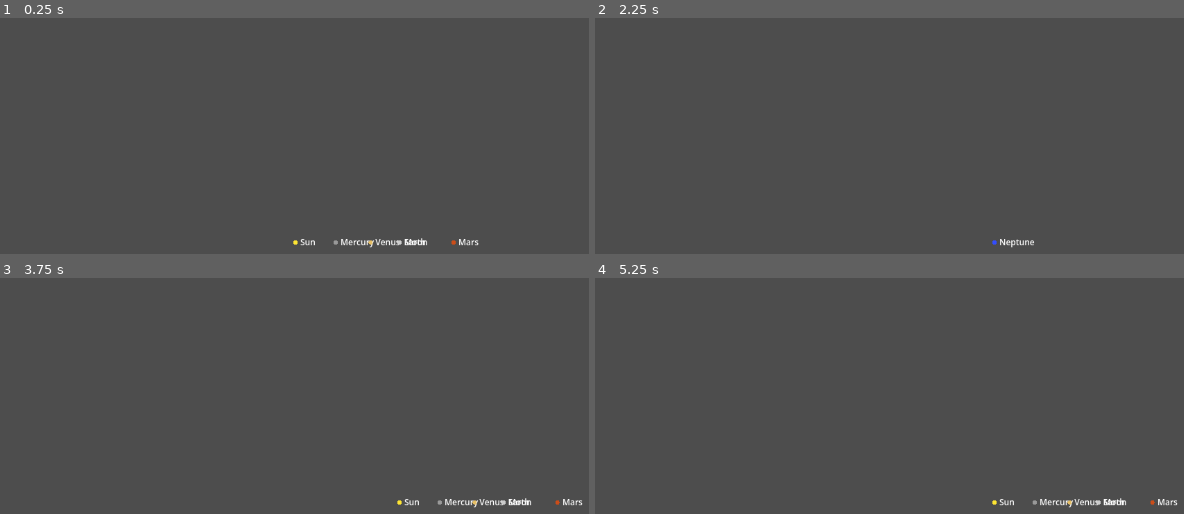
Above: before the commit, frames 1-4 (two rows, left to right).
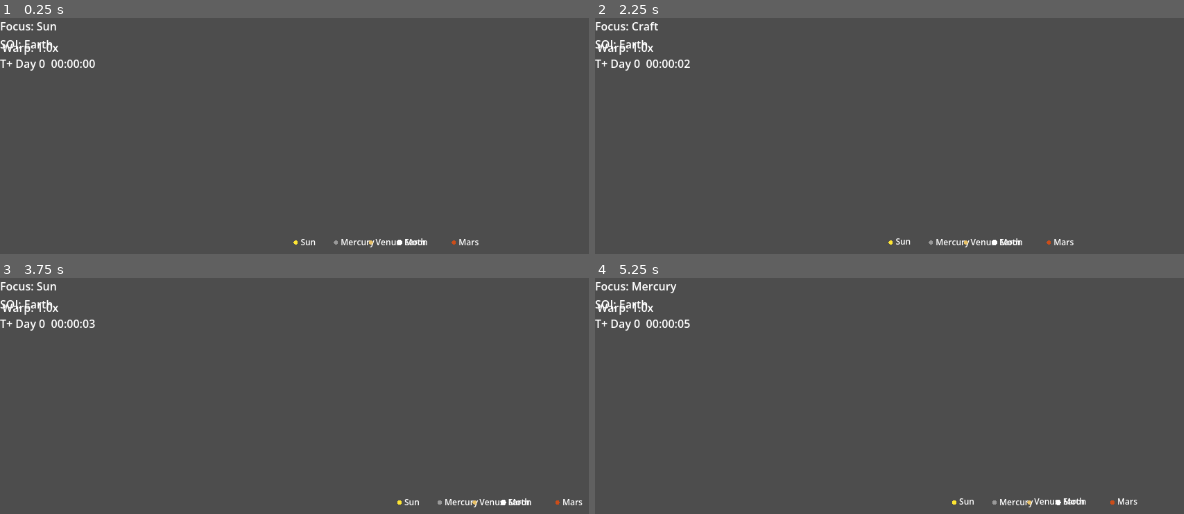
Above: after the commit, the same moments.

Repository: LegalPopcorn/mouse-space-academy
Game: Godot game, scene res://scenes/main.tscn
The game is run twice, just before and just after one commit, with the same random seed, the same clock (stepped at 60 frames per second) and the same inputs.
Inputs (mouse positions are in pixels of both pictures, inside the frame that each line leads up to):
- Up to frame 1 (0.25 s): no input
- Up to frame 2 (2.25 s): tap Enter at 0.5, 2 s; move the mouse to (1172, 220) at 0.52 s; tap Space at 0.6, 0.77, 1.07, 1.25 s; click (1172, 220) at 0.67 s; drag from (outside the picture) to (outside the picture) at 1.27 s; move the mouse to (1072, 143) at 2.02 s; tap Q at 2.1 s; click (1072, 143) at 2.17 s
- Up to frame 3 (3.75 s): tap Space at 2.3, 2.75 s; drag from (outside the picture) to (159, 436) at 2.77 s; tap Enter at 3.5 s; move the mouse to (outside the picture) at 3.52 s; tap Tab at 3.6 s; click (outside the picture) at 3.67 s
- Up to frame 4 (5.25 s): tap Space at 3.77, 3.8, 4.07, 5, 5.1 s; drag from (754, 436) to (871, 391) at 4.27 s; move the mouse to (1036, 502) at 5.02 s; click (1036, 502) at 5.17 s

The runs differ from the first frame. In frame 1, 1.0% of the frame differs, in the area x 0-82%, y 1-98%; in frame 2, 1.3%; in frame 3, 0.8%; in frame 4, 1.5%, in the area x 0-99%, y 1-98%.
Error before the commit: Invalid access to property or key 'button_index' on a base object of type 'InputEventKey'. (res://scripts/camera/space_camera.gd:80)
Error after the commit: Invalid access to property or key 'button_index' on a base object of type 'InputEventKey'. (res://scripts/camera/space_camera.gd:73)

Commit message:
Add click selection, HUD, test craft, orbit prediction, SOI transitions, gravity doesnt work

Diff:
--- a/project.godot
+++ b/project.godot
@@ -20,6 +20,7 @@
 constants="*uid://b0x56djhhbas5"
 solarsystem="*uid://baivht7mlvn5g"
 selection="*uid://dqxlu4ny5yugs"
+orbitsolver="*uid://tnvlqvyhdtji"
 
 [physics]
 
--- a/scenes/main.tscn
+++ b/scenes/main.tscn
@@ -2,9 +2,32 @@
 
 [ext_resource type="Script" uid="uid://d06liy5ubblpn" path="res://scenes/main.gd" id="1_o5qli"]
 [ext_resource type="Script" uid="uid://ys0abr21vpog" path="res://scripts/camera/space_camera.gd" id="2_0wfyh"]
+[ext_resource type="Script" uid="uid://dslp2sindij45" path="res://scenes/ui/hud.gd" id="3_sugp2"]
+[ext_resource type="Script" uid="uid://dqr37vbc38mid" path="res://scripts/rocket/craft.gd" id="4_jyhfs"]
 
 [node name="Main" type="Node" unique_id=1801549103]
 script = ExtResource("1_o5qli")
 
 [node name="Node2D" type="Node2D" parent="." unique_id=1247836458]
 script = ExtResource("2_0wfyh")
+
+[node name="CanvasLayer" type="CanvasLayer" parent="." unique_id=235369181]
+script = ExtResource("3_sugp2")
+
+[node name="body_label" type="Label" parent="CanvasLayer" unique_id=580568691]
+offset_right = 40.0
+offset_bottom = 23.0
+
+[node name="warp_label" type="Label" parent="CanvasLayer" unique_id=1480610960]
+offset_left = 3.0
+offset_top = 31.0
+offset_right = 43.0
+offset_bottom = 54.0
+
+[node name="date_label" type="Label" parent="CanvasLayer" unique_id=1464691067]
+offset_top = 54.0
+offset_right = 40.0
+offset_bottom = 77.0
+
+[node name="Craft" type="Node2D" parent="." unique_id=1346710918]
+script = ExtResource("4_jyhfs")
--- /dev/null
+++ b/scenes/ui/hud.gd
@@ -0,0 +1,52 @@
+# hud.gd
+# Attached to the Control node inside CanvasLayer.
+# Updates HUD labels every frame from global state.
+extends CanvasLayer
+
+# Get references to the three labels.
+# $LabelName is Godot shorthand for get_node("LabelName")
+@onready var body_label: Label = $body_label
+@onready var warp_label: Label = $warp_label
+@onready var date_label: Label = $date_label
+
+func _process(_delta: float) -> void:
+	# Current selection
+	var sel = selection.current()
+	if sel.is_empty():
+		body_label.text = "Nothing selected"
+	else:
+		# Show body name and current SOI info
+		body_label.text = "Focus: " + sel.get("name", "?")
+	# Show which body's gravity we're in
+	var craft = get_tree().get_first_node_in_group("crafts")
+	if craft:
+		body_label.text += "\nSOI: " + craft.gravity_parent
+
+	# Time warp - nice metric format
+	var warp = solarsystem.time_scale
+	if warp >= 10e18:
+		warp_label.text = "Warp: " + str(warp / 10e18) + "Ex"
+	elif warp >= 10e15:
+		warp_label.text = "Warp: " + str(warp / 10e15) + "Px"
+	elif warp >= 10e12:
+		warp_label.text = "Warp: " + str(warp / 10e12) + "Tx"
+	elif warp >= 10e9:
+		warp_label.text = "Warp: " + str(warp / 10e9) + "Gx"
+	elif warp >= 10e6:
+		warp_label.text = "Warp: " + str(warp / 10e6) + "Mx"
+	elif warp >= 10e3:
+		warp_label.text = "Warp: " + str(warp / 10e3) + "Kx"
+	else:
+		warp_label.text = "Warp: " + str(warp) + "x"
+
+	# Simulated date — convert elapsed seconds to a readable date
+	date_label.text = "T+ " + _format_time(solarsystem.sim_time)
+
+# Convert seconds into days/hours/minutes/seconds
+func _format_time(seconds: float) -> String:
+	var total = int(seconds)
+	var s = total % 60
+	var m = (total / 60) % 60
+	var h = (total / 3600) % 24
+	var d = total / 86400
+	return "Day %d  %02d:%02d:%02d" % [d, h, m, s]
--- a/scripts/camera/space_camera.gd
+++ b/scripts/camera/space_camera.gd
@@ -18,7 +18,7 @@
 var _pan_start_focus: Vector2
 
 # Optional: body to track (name string, "" = free camera)
-var tracking: String = "Moon"
+var tracking: String = "Earth"
 
 # ─── Public API ───────────────────────────────────────────────────────────────
 
@@ -45,21 +45,14 @@
 			_zoom_toward(event.position, 0.8)   # zoom in
 		elif event.button_index == MOUSE_BUTTON_WHEEL_DOWN and event.pressed:
 			_zoom_toward(event.position, 1.25)  # zoom out
+		# Left click to select body
+		elif event.button_index == MOUSE_BUTTON_LEFT and event.pressed:
+			_try_select_at(event.position)
 	# Time warp controls
-	if event is InputEventKey and event.pressed:
-		if event.keycode == KEY_PERIOD:        # . = speed up
-			solarsystem.time_scale = min(solarsystem.time_scale * 10.0, 1.0e18)
-			print("Time warp: ", solarsystem.time_scale, "x")
-		elif event.keycode == KEY_COMMA:       # , = slow down
-			solarsystem.time_scale = max(solarsystem.time_scale / 10.0, 1.0)
-			print("Time warp: ", solarsystem.time_scale, "x")
-		elif event.keycode == KEY_SPACE:       # space = reset to 1x
-			solarsystem.time_scale = 1.0
-			print("Time warp: 1x")
 	# Switching controls
 	if event is InputEventKey and event.pressed:
 		if event.keycode == KEY_PERIOD:
-			solarsystem.time_scale = min(solarsystem.time_scale * 10.0, 1.0e8)
+			solarsystem.time_scale = min(solarsystem.time_scale * 10.0, 1.0e19)
 			print("Time warp: ", solarsystem.time_scale, "x")
 		elif event.keycode == KEY_COMMA:
 			solarsystem.time_scale = max(solarsystem.time_scale / 10.0, 1.0)
@@ -111,15 +104,71 @@
 		draw_circle(screen_pos, pixel_radius, constants.BODIES[body_name]["color"])
 		if pixel_radius > 2.0:
 			draw_string(
-				ThemeDB.fallback_font,
-				screen_pos + Vector2(pixel_radius + 4, 4),
-				body_name,
-				HORIZONTAL_ALIGNMENT_LEFT,
-				-1, 12, Color.WHITE
-			)
+				ThemeDB.fallback_font, screen_pos + Vector2(pixel_radius + 4, 4),
+				body_name, HORIZONTAL_ALIGNMENT_LEFT, -1, 12, Color.WHITE)
+	var craft = get_tree().get_first_node_in_group("crafts")
+	if craft:
+		var screen_pos = world_to_screen(craft.craft_position)
+		draw_circle(screen_pos, 4.0, Color.WHITE)
+	# Draw orbit prediction line
+	if craft:
+		var parent_name = craft.gravity_parent
+		var parent_world_pos = solarsystem.get_position(parent_name)
+		var parent_screen_pos = world_to_screen(parent_world_pos)
+
+		# Position and velocity relative to parent body
+		var rel_pos = craft.craft_position - parent_world_pos
+		var rel_vel = craft.craft_velocity  # velocity is already relative
+
+		var mu = constants.G * constants.BODIES[parent_name]["mass"]
+		var elements = orbitsolver.state_to_elements(rel_pos, rel_vel, mu)
+		var points = orbitsolver.orbit_points(elements, parent_screen_pos, meters_per_pixel)
+
+		# draw_polyline draws a line through all the points
+		if points.size() > 2:
+			draw_polyline(points, Color(1.0, 1.0, 1.0, 0.4), 1.0)
+
+
 
 func _process(_delta: float) -> void:
 	if tracking != "" and constants.BODIES.has(tracking):
 		focus = solarsystem.get_position(tracking)
 	queue_redraw()
-# ─── Debug draw ───────────────────────────────────────────────────────────────
+# ─── Click selection ──────────────────────────────────────────────────────────
+
+
+# ─── Click selection ──────────────────────────────────────────────────────────
+
+func _try_select_at(screen_pos: Vector2) -> void:
+	# Convert the click from screen space (pixels) to world space (meters)
+	var world_click = screen_to_world(screen_pos)
+
+	# Minimum selection radius: 10 pixels worth of world space
+	# This means small bodies are still clickable when zoomed out
+	var min_hit_radius = 10.0 * meters_per_pixel
+
+	var closest_name := ""
+	var closest_dist := INF  # Start with infinity so any real distance beats it
+
+	for body_name in constants.BODIES:
+		var body_pos = solarsystem.get_position(body_name)
+
+		# How far is the click from this body's center in world space?
+		var dist = world_click.distance_to(body_pos)
+
+		# Hit radius is whichever is larger: real radius or minimum 10-pixel radius
+		var hit_radius = max(constants.BODIES[body_name]["radius"], min_hit_radius)
+
+		# Is the click within this body's hit radius?
+		if dist < hit_radius:
+			# Is this the closest body we've found so far?
+			# (handles overlapping bodies at high zoom-out)
+			if dist < closest_dist:
+				closest_dist = dist
+				closest_name = body_name
+
+	# If we found something, select and track it
+	if closest_name != "":
+		tracking = closest_name
+		selection.select_by_name(closest_name)
+		print("Selected: ", closest_name)
--- /dev/null
+++ b/scripts/physics/orbit_solver.gd
@@ -0,0 +1,90 @@
+# orbit_solver.gd
+# Converts position + velocity into Kepler orbital elements,
+# then generates points to draw the orbit ellipse.
+extends Node
+
+# ─── Orbital elements from state vectors ──────────────────────────────────────
+# pos: craft position relative to parent body (meters)
+# vel: craft velocity (m/s)
+# mu:  standard gravitational parameter of parent (GM)
+# Returns a Dictionary of orbital elements, or empty dict if invalid
+
+func state_to_elements(pos: Vector2, vel: Vector2, mu: float) -> Dictionary:
+	var r = pos.length()       # Distance from parent center
+	var v = vel.length()       # Speed
+
+	if r < 1.0:
+		return {}   # Too close, invalid
+
+	# Specific orbital energy (měrná orbitální energie)
+	# ε = v²/2 - μ/r
+	# Negative = bound orbit (ellipse), positive = escape (hyperbola)
+	var energy = (v * v) / 2.0 - mu / r
+
+	# Semi-major axis from energy
+	# a = -μ / (2ε)
+	var a = -mu / (2.0 * energy)
+
+	# Eccentricity vector — points from focus toward periapsis (closest point)
+	# e_vec = (v²/μ - 1/r)*pos - (pos·vel/μ)*vel
+	var e_vec = pos * (v * v / mu - 1.0 / r) - vel * (pos.dot(vel) / mu)
+	var e = e_vec.length()   # Eccentricity scalar
+
+	# Argument of periapsis — angle of the orbit's closest point
+	var arg_pe = atan2(e_vec.y, e_vec.x)
+
+	return {
+		"a": a,           # Semi-major axis (m)
+		"e": e,           # Eccentricity
+		"arg_pe": arg_pe, # Argument of periapsis (radians)
+		"energy": energy  # Negative = ellipse, positive = hyperbola
+	}
+
+# ─── Generate screen points for drawing ───────────────────────────────────────
+# elements: result of state_to_elements()
+# parent_screen_pos: where the parent body is on screen (pixels)
+# meters_per_pixel: current camera zoom
+# Returns an array of Vector2 screen positions
+
+func orbit_points(elements: Dictionary, parent_screen_pos: Vector2,
+		meters_per_pixel: float, point_count: int = 180) -> PackedVector2Array:
+
+	var points = PackedVector2Array()
+
+	if elements.is_empty():
+		return points
+
+	var a = elements["a"]
+	var e = elements["e"]
+	var arg_pe = elements["arg_pe"]
+
+	# Only draw closed orbits (ellipses)
+	# e >= 1 means escape trajectory — skip for now
+	if e >= 1.0 or a <= 0.0:
+		return points
+
+	# Semi-minor axis: b = a * sqrt(1 - e²)
+	var b = a * sqrt(1.0 - e * e)
+
+	# Center of the ellipse is offset from the focus by: a * e
+	# In the direction of periapsis
+	var focus_offset = Vector2(cos(arg_pe), sin(arg_pe)) * a * e
+
+	# Generate points around the ellipse
+	for i in point_count:
+		var angle = (float(i) / point_count) * TAU   # TAU = 2*PI
+
+		# Point on ellipse centered at origin, before rotation
+		var local_point = Vector2(a * cos(angle), b * sin(angle))
+
+		# Rotate by arg_pe so the ellipse is oriented correctly
+		var rotated = local_point.rotated(arg_pe)
+
+		# Offset from focus to ellipse center, then convert to screen space
+		# The parent body is at one focus, so we subtract the focus offset
+		var world_point = (rotated - focus_offset)
+		var screen_point = parent_screen_pos + world_point / meters_per_pixel
+
+		points.append(screen_point)
+
+	return points
--- /dev/null
+++ b/scripts/rocket/craft.gd
@@ -0,0 +1,107 @@
+# craft.gd
+# A point-mass spacecraft. No parts yet — just position, velocity, mass.
+# Uses the Integrator for physics.
+extends Node2D
+
+# ─── State ────────────────────────────────────────────────────────────────────
+
+var craft_position: Vector2 = Vector2.ZERO   # World space, meters
+var craft_velocity: Vector2 = Vector2.ZERO   # m/s
+var craft_mass: float = 1000.0               # kg
+var gravity_parent: String = "Earth"
+
+# ─── Setup ────────────────────────────────────────────────────────────────────
+
+func _ready() -> void:
+	# Place craft in LEO: Earth's position + (radius + 400km)
+	add_to_group("crafts")
+	var earth_pos = solarsystem.get_position("Earth")
+	var earth_radius = constants.BODIES["Earth"]["radius"]
+	var altitude = 400_000.0   # 400 km in meters
+
+	craft_position = earth_pos + Vector2(earth_radius + altitude, 0.0)
+
+	# Circular orbital velocity at this altitude
+	var speed = constants.orbital_velocity("Earth", altitude)
+
+	# Velocity must be perpendicular to the radius vector.
+	# Radius vector points RIGHT (positive X), so velocity points UP (negative Y)
+	# In Godot 2D, Y increases downward, so "up" in screen space = negative Y
+	craft_velocity = Vector2(0.0, -speed)
+
+	# Register with the selection system so Tab/Q can focus it
+	selection.register({"name": "Craft", "type": "craft", "node": self})
+	print("Craft placed at LEO. Speed: ", speed, " m/s")
+
+# ─── Physics ──────────────────────────────────────────────────────────────────
+
+func _process(delta: float) -> void:
+	# How many seconds pass this frame in simulation time?
+	var dt = delta * solarsystem.time_scale
+
+	# Sub-step the integrator to reduce numerical error at high time warp
+	# Instead of one big step of dt, take multiple smaller steps
+	var steps = 10
+	var sub_dt = dt / steps
+	for i in steps:
+		_verlet_step(sub_dt)
+
+func _check_soi() -> void:
+	var parent_pos = solarsystem.get_position(gravity_parent)
+	var dist = craft_position.distance_to(parent_pos)
+
+	# ── Exiting current SOI? ──────────────────────────────────────────────────
+	var current_soi = constants.soi_radius(gravity_parent)
+	if dist > current_soi:
+		var parent_of_parent = constants.BODIES[gravity_parent]["parent"]
+		if parent_of_parent != "":
+			print("Exiting ", gravity_parent, " SOI → entering ", parent_of_parent, " SOI")
+			gravity_parent = parent_of_parent
+			return   # Re-evaluate next frame with new parent
+
+	# ── Entering a child SOI? ─────────────────────────────────────────────────
+	# Check all bodies whose parent is our current gravity_parent
+	for body_name in constants.BODIES:
+		# Skip bodies that aren't children of our current parent
+		if constants.BODIES[body_name]["parent"] != gravity_parent:
+			continue
+		# Skip the parent itself
+		if body_name == gravity_parent:
+			continue
+
+		var child_pos = solarsystem.get_position(body_name)
+		var child_dist = craft_position.distance_to(child_pos)
+		var child_soi = constants.soi_radius(body_name)
+
+		if child_dist < child_soi:
+			print("Entering ", body_name, " SOI")
+			gravity_parent = body_name
+			return
+
+func _verlet_step(dt: float) -> void:
+	var a0 = _gravity_at(craft_position)
+	craft_position += craft_velocity * dt + 0.5 * a0 * dt * dt
+	var a1 = _gravity_at(craft_position)
+	craft_velocity += 0.5 * (a0 + a1) * dt
+	_check_soi()   # ← add this line
+
+	# Update position: x += v*dt + 0.5*a*dt²
+	craft_position += craft_velocity * dt + 0.5 * a0 * dt * dt
+
+	# Update velocity: v += 0.5*(a0+a1)*dt
+	craft_velocity += 0.5 * (a0 + a1) * dt
+
+func _gravity_at(pos: Vector2) -> Vector2:
+	# Gravitational acceleration toward the current parent body
+	var body_pos = solarsystem.get_position(gravity_parent)
+	var r_vec = body_pos - pos                  # Vector pointing toward body
+	var r_sq = r_vec.length_squared()
+
+	if r_sq < 1.0:                              # Safety: avoid divide by zero
+		return Vector2.ZERO
+
+	var r = sqrt(r_sq)
+	var mu = constants.G * constants.BODIES[gravity_parent]["mass"]
+
+	# Acceleration = GM/r² in the direction of r_vec
+	return r_vec / r * (mu / r_sq)
Not shown, added: scenes/ui/hud.gd.uid
Not shown, added: scripts/physics/orbit_solver.gd.uid
Not shown, added: scripts/rocket/craft.gd.uid
